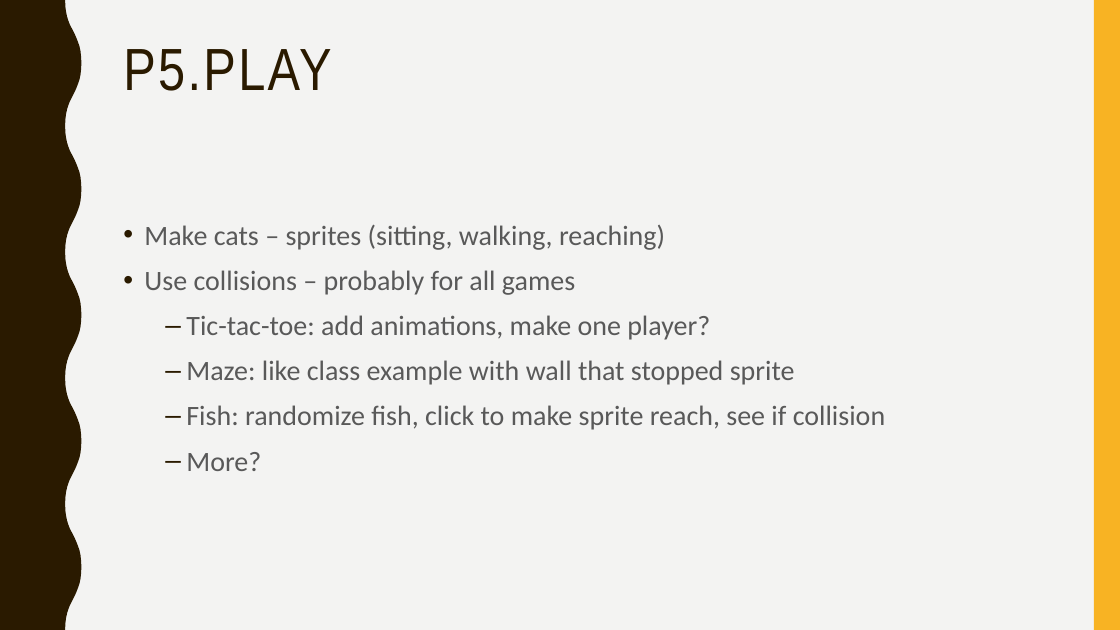
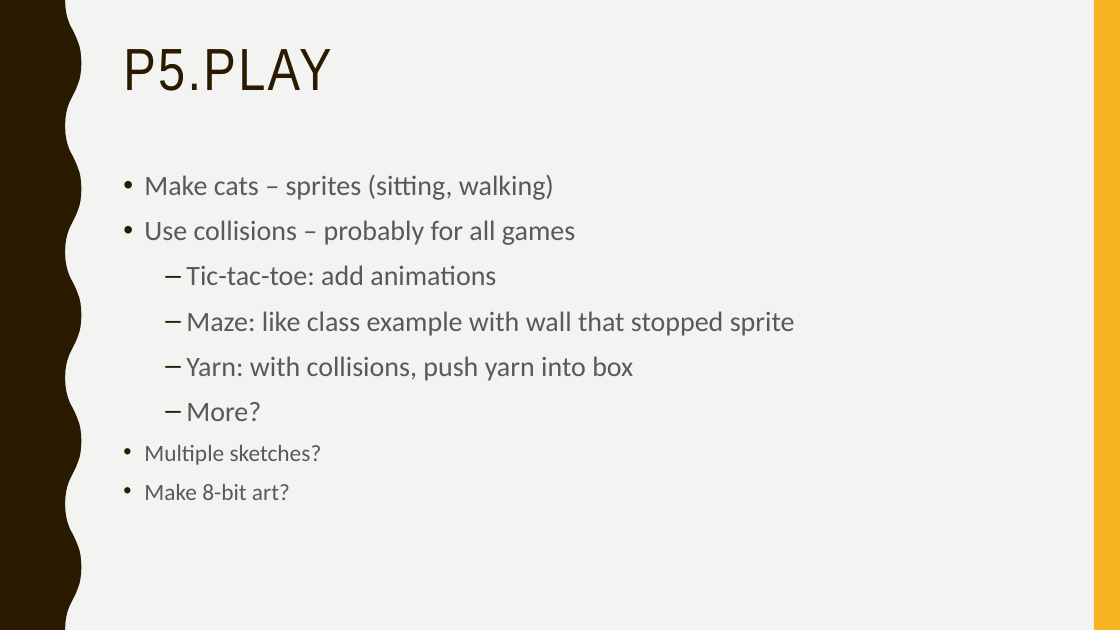
Before and after one commit to hannawollin/CIM440, a slide deck: slide 3 of CC440.pptx. Drawn at 1120x630 pixels with LibreOffice and Linux fonts; fonts in the diff are those of the drawing. Boxes give left, top, right and bottom in pixels: in the first picture for what was removed or moved away, otherwise in the second. Text is boxed around its words. In the diff, an @@ line names an element or a change of style, - is before the commit and + after.

```diff
--- a/CC440.pptx
+++ b/CC440.pptx
@@ text "Make cats – sprites (sitting, ..." moved from (x1=144, y1=225, x2=885, y2=471) to (x1=144, y1=175, x2=795, y2=500) @@
@@ text at (x1=144, y1=175, x2=554, y2=200): text changed @@
-• Make cats – sprites (sitting, walking, reaching)
+• Make cats – sprites (sitting, walking)
@@ text at (x1=186, y1=265, x2=496, y2=285): text changed @@
-  – Tic-tac-toe: add animations, make one player?
+  – Tic-tac-toe: add animations
@@ text at (x1=186, y1=356, x2=633, y2=381): text changed @@
-  – Fish: randomize fish, click to make sprite reach, see if collision
+  – Yarn: with collisions, push yarn into box
@@ text at (x1=144, y1=445, x2=322, y2=500): paragraphs added @@
+• Multiple sketches?
+• Make 8-bit art?
```
Also in this commit, not shown: 1 slide removed, 11 other files.
